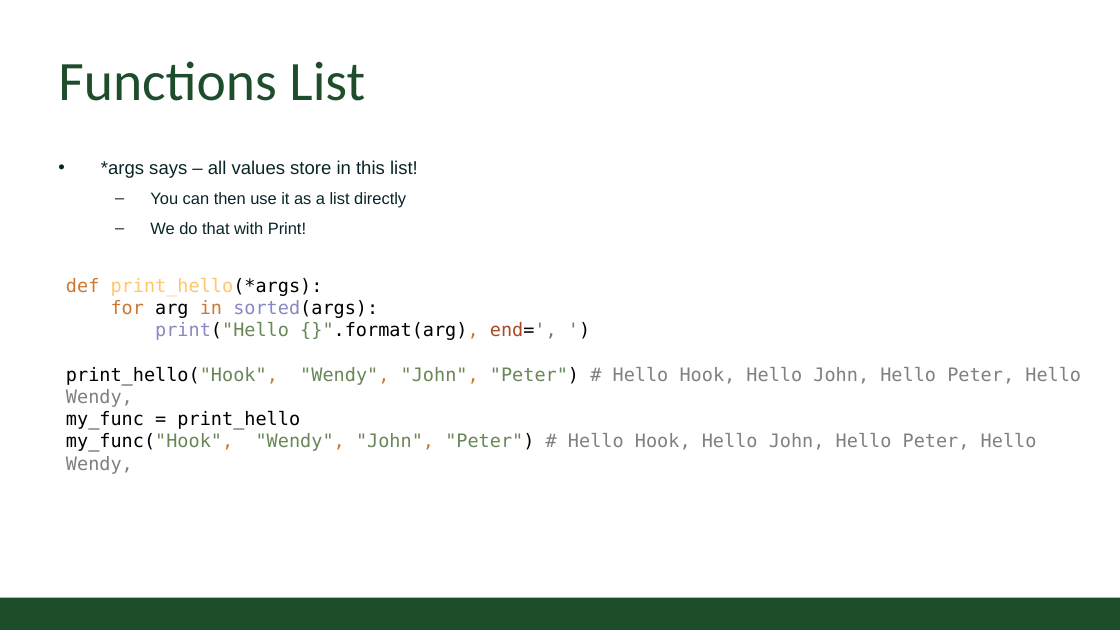
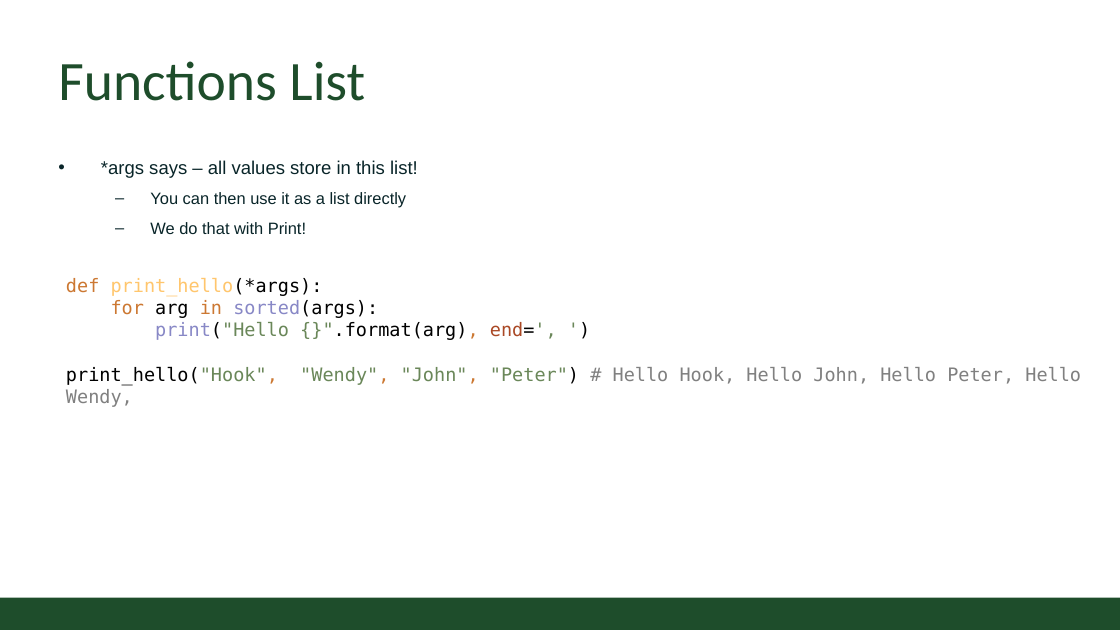
Before and after one commit to CSU-CS150B/handouts, a slide deck: slide 12 of Slides/On-Campus/11_01_FunctionsPart3.pptx (slide 11 before the commit). Drawn at 1120x630 pixels with LibreOffice and Linux fonts; fonts in the diff are those of the drawing; background and template pictures are left out. Boxes give left, top, right and bottom in pixels: in the first picture for what was removed or moved away, otherwise in the second. Text is boxed around its words. In the diff, an @@ line names an element or a change of style, - is before the commit and + after.

```diff
--- a/Slides/On-Campus/11_01_FunctionsPart3.pptx
+++ b/Slides/On-Campus/11_01_FunctionsPart3.pptx
@@ text at box(66, 278, 1081, 407): text changed; text colour #808080 to #000000 @@
-def print_hello(*args):
-for arg in sorted(args):
-print("Hello {}".format(arg), end=', ')
-print_hello("Hook", "Wendy", "John", "Peter") # Hello Hook, Hello John, Hello Peter, Hello Wendy,
-my_func = print_hello
-my_func("Hook", "Wendy", "John", "Peter") # Hello Hook, Hello John, Hello Peter, Hello Wendy,
+def print_hello(*args):
+for arg in sorted(args):
+print("Hello {}".format(arg), end=', ')
+print_hello("Hook", "Wendy", "John", "Peter") # Hello Hook, Hello John, Hello Peter, Hello Wendy,
```
Also in this commit, not shown: 4 other slides changed, 1 slide added.
